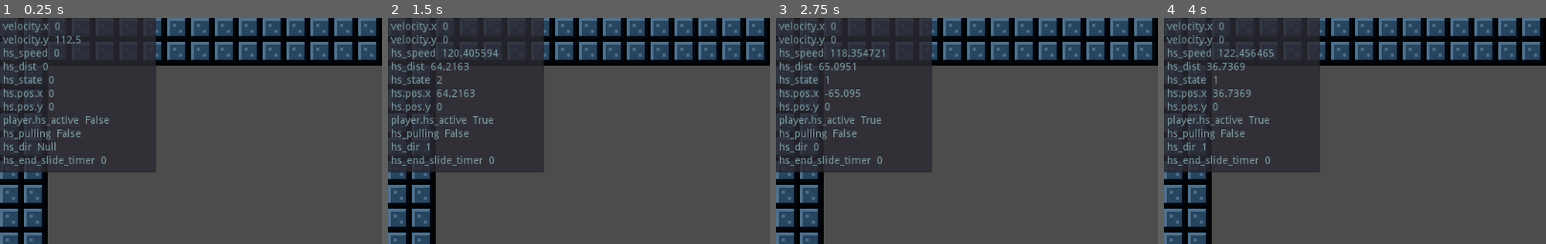
Above: before the commit, frames 1-4 (left to right).
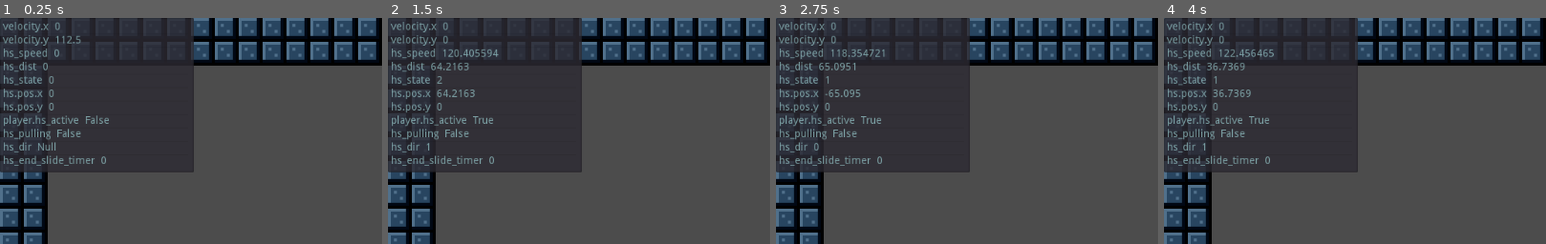
Above: after the commit, the same moments.

Repository: lolbinarycat/hookshot
Game: Godot game, scene res://Node2D.tscn
Same seed, same stepped clock (60 frames per second), same inputs: the game is played once before the commit and once after it.
Inputs:
- Up to frame 1 (0.25 s): no input
- Up to frame 2 (1.5 s): hold Right (ui_right) from 0.53 s (still down); tap X (hookshot) at 0.6, 1.35 s; tap Z (jump) at 0.77 s
- Up to frame 3 (2.75 s): tap Z (jump) at 1.52 s; release Right (ui_right) at 2.03 s; hold Left (ui_left) from 2.03 s (still down); tap X (hookshot) at 2.1 s
- Up to frame 4 (4 s): release Left (ui_left) at 2.78 s; hold Right (ui_right) from 2.78 s (still down); tap X (hookshot) at 2.85, 3.6 s; tap Z (jump) at 3.02, 3.77 s
The pictures show only the part of the screen within x 0-50%, y 0-50%; the shares and areas given below are measured in that part.

The runs differ from the first frame. In frame 1, 6.7% of the frame differs, in the area x 40-51%, y 0-69%; in frame 2, 6.7%; in frame 3, 6.7%; in frame 4, 6.7%.

Commit message:
added WALL_FRICTION so you can cling to walls

Diff:
--- a/Node2D.tscn
+++ b/Node2D.tscn
@@ -289,10 +289,9 @@
 [node name="debugger" parent="CanvasLayer" instance=ExtResource( 14 )]
 modulate = Color( 1, 1, 1, 0.811765 )
 margin_left = 0.0
-margin_right = 209.0
+margin_right = 260.0
 margin_bottom = 9.0
 rect_min_size = Vector2( 20.49, 0 )
-rect_rotation = 360.0
 size_flags_horizontal = 2
 size_flags_vertical = 2
 size_flags_stretch_ratio = 0.0
--- a/debugger.gd
+++ b/debugger.gd
@@ -39,9 +39,9 @@
 func get_hs_dir():
 	return str(hs.hs_dir)
 func get_hs_start_window():
-	return hs.hs_start_window
+	return format_float(hs.hs_start_window)
 func get_hs_end_slide_timer():
-	return hs.end_slide_timer
+	return format_float(hs.end_slide_timer)
 
 
 var debug_items = [ #label, function name
--- a/hookshot.gd
+++ b/hookshot.gd
@@ -5,7 +5,7 @@
 const MIN_SPEED = 100
 const START_WINDOW_TIME = 0.08#5/60.0
 const HS_THROW_FRIC = 2
-const END_SLIDE_DURATION = 0.05
+const END_SLIDE_DURATION = 0.1
 
 signal hs_extend #sent when the hookshot enters the extention state
 signal hs_miss #sent when the hookshot retracts without hitting anything
@@ -105,6 +105,11 @@
 		position = Vector2(hs_dist*Gconst.D_VECTOR_CO,-hs_dist*Gconst.D_VECTOR_CO)
 	elif hs_dir == Gconst.UP_LEFT:
 		position = Vector2(-hs_dist*Gconst.D_VECTOR_CO,-hs_dist*Gconst.D_VECTOR_CO)
+
+func enter_end_slide():
+	hs_state = END_SLIDE
+	end_slide_timer = END_SLIDE_DURATION
+
 # Called when the node enters the scene tree for the first time.
 func _ready():
 	player = get_parent()
@@ -172,7 +177,7 @@
 
 
 func _on_Player_stop_hs():
-	print_debug("signal recived")
+#	print_debug("signal recived")
 	if hs_state != END_SLIDE:
 		hs_state = INACTIVE
 	hs_dist = 0
--- a/player.gd
+++ b/player.gd
@@ -14,6 +14,7 @@
 const AIR_SPEED = 5
 const GRAVITY = 7.5
 const IS_PLAYER = true
+const WALL_FRICTION = 1.07
 
 signal stop_hs
 # Declare member variables here. Examples:
@@ -34,7 +35,8 @@
 var hs_pulling = false
 var is_on_collected_cp = false #whether or not the player is on a checkpoint that is already collected. this stops checkpoints from being collected every frame you are on them
 var tilemap
-var hs
+#onready var hs = get_node(Gconst.HOOKSHOT_PATH)
+onready var hs = get_node("hookshot")
 
 func go_to_spawnpoint():
 # warning-ignore:return_value_discarded
@@ -79,7 +81,6 @@
 # Called when the node enters the scene tree for the first time.
 func _ready():
 	tilemap = get_node(Gconst.TILEMAP_PATH)
-	hs = get_node(Gconst.HOOKSHOT_PATH)
 	pass
 	#print_debug(get_path())
 
@@ -108,6 +109,8 @@
 func _physics_process(delta):
 	if hs_active:
 		fallspeed = 0
+#	elif is_on_wall():
+#		fallspeed = GRAVITY/3
 	elif Input.is_action_pressed("jump"): #variable jump height and slow falling
 		fallspeed = GRAVITY/2
 	else:
@@ -117,13 +120,11 @@
 		velocity = move_and_slide(Vector2(velocity.x,velocity.y),Vector2(0,-1))
 	if hs_pulling and (is_on_wall() or is_on_ceiling()):
 		#stops the hookshot when you hit a wall
+		hs.enter_end_slide()
 		stop_hs()
 	# when adding down right and down left, make sure to add them here
 	elif hs_pulling and (get_node("hookshot").hs_dir == Gconst.DOWN or Gconst.DOWN_RIGHT or Gconst.DOWN_LEFT) and is_on_floor():
-		hs.hs_state = hs.END_SLIDE
-		hs.end_slide_timer = hs.END_SLIDE_DURATION
-#		breakpoint
-#		print_debug("hookshot")
+		hs.enter_end_slide()
 		stop_hs()
 
 
@@ -145,8 +146,13 @@
 				velocity.x -= RUN_SPEED
 			velocity.x = velocity.x / FRICTION
 		elif timeFromGround > 0:
-			velocity.y = velocity.y + fallspeed
 			velocity.x = velocity.x / AIR_FRICTION
+		#apply gravity:
+		velocity.y = velocity.y + fallspeed
+
+		if is_on_wall(): #and hs.hs_state == hs.END_SLIDE: #reduce fallspeed if on a wall
+			velocity.y = velocity.y / WALL_FRICTION
+
 
 	if timeFromGround < 0.2:
 		if Input.is_action_just_pressed("jump"):
Not shown: 1 places in Node2D.tscn that only renumber resources
